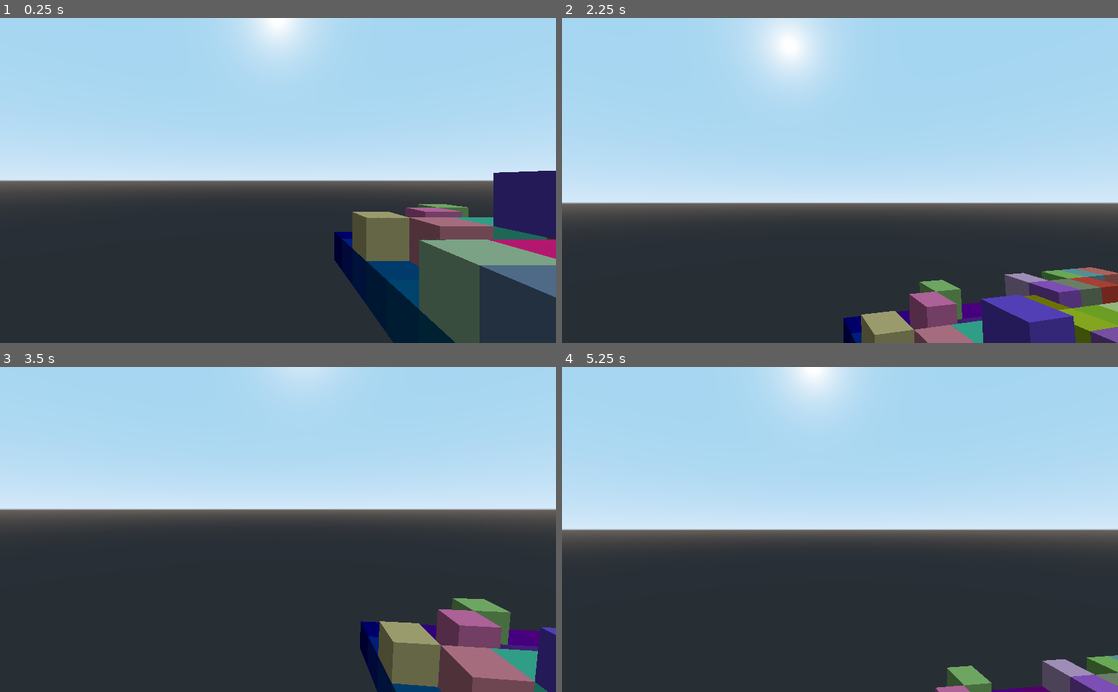
Above: before the commit, frames 1-4 (two rows, left to right).
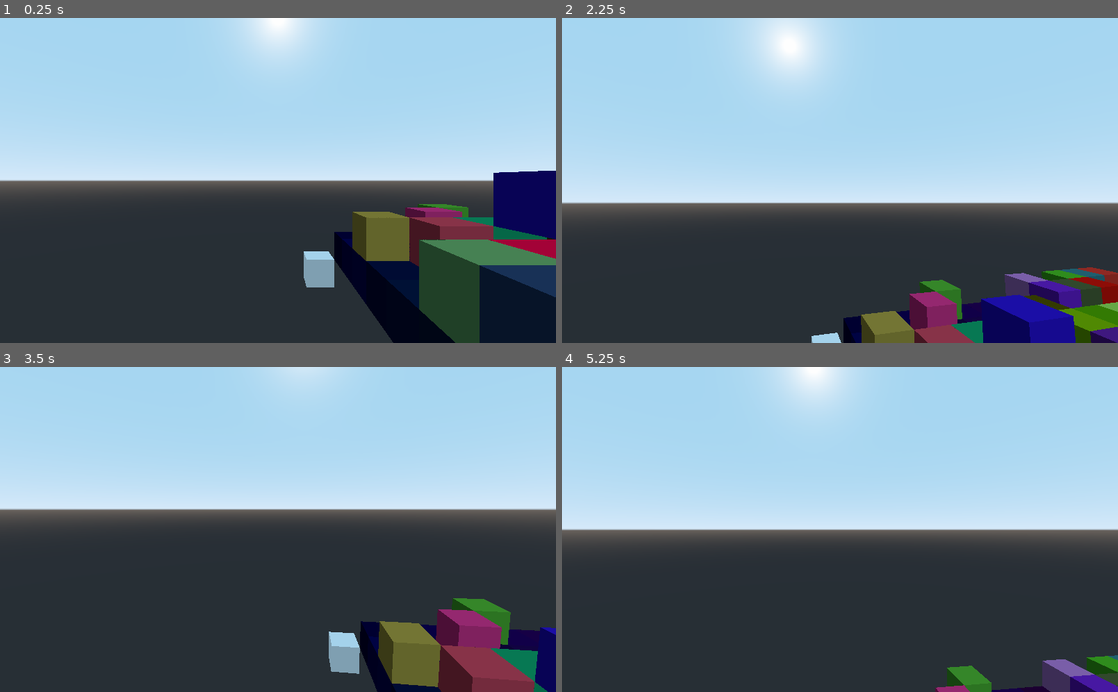
Above: after the commit, the same moments.

Repository: CrispyPin/voxel-raymarcher
Game: Godot game, scene res://main.tscn
The game is run twice, just before and just after one commit, with the same random seed, the same clock (stepped at 60 frames per second) and the same inputs.
Inputs (mouse positions are in pixels of both pictures, inside the frame that each line leads up to):
- Up to frame 1 (0.25 s): no input
- Up to frame 2 (2.25 s): tap Enter at 0.5 s; move the mouse to (867, 180) at 0.52 s; hold Up (ui_up) from 0.53 s (still down); tap Space at 1.25 s; move the mouse to (812, 180) at 1.27 s; move the mouse to (851, 174) at 2.02 s
- Up to frame 3 (3.5 s): keep holding Up (ui_up); tap Enter at 2.75 s; move the mouse to (272, 536) at 2.77 s
- Up to frame 4 (5.25 s): keep holding Up (ui_up); tap Space at 3.5 s; move the mouse to (878, 532) at 3.52 s; move the mouse to (795, 526) at 4.27 s; tap Enter at 5 s; move the mouse to (845, 529) at 5.02 s

The runs differ from the first frame. In frame 1, 16% of the frame differs, in the area x 54-100%, y 47-100%; in frame 2, 8.1%; in frame 3, 8.5%; in frame 4, 1.7%.

Commit message:
separate voxel colouring function, remove some old code

Diff:
--- a/cube-raymarch/chunk.gd
+++ b/cube-raymarch/chunk.gd
@@ -4,9 +4,9 @@
 var _voxel = Image.new()
 
 func _ready():
-	voxels.create(32, 32, 32, Image.FORMAT_RGBA8)
-	voxels.flags = 0
+	voxels.create(32, 32, 32, Image.FORMAT_RGBA8, 0)
 	_voxel.create(1, 1, false, Image.FORMAT_RGBA8)
+
 	_voxel.lock()
 	_fill_raw(Color(0,0,0,0))
 
--- a/cube-raymarch/main.tscn
+++ b/cube-raymarch/main.tscn
@@ -6,6 +6,9 @@
 
 [sub_resource type="CubeMesh" id=1]
 size = Vector3( 32, 32, 32 )
+
+[sub_resource type="CubeMesh" id=2]
+size = Vector3( 1, 1, 1 )
 
 [node name="Spatial" type="Spatial"]
 
@@ -28,3 +31,13 @@
 up_action = "up"
 down_action = "down"
 use_gui = false
+
+[node name="MeshInstance2" type="MeshInstance" parent="."]
+transform = Transform( 1, 0, 0, 0, 1, 0, 0, 0, 1, -0.5, -0.5, -0.5 )
+mesh = SubResource( 2 )
+material/0 = null
+
+[node name="MeshInstance3" type="MeshInstance" parent="."]
+transform = Transform( 1, 0, 0, 0, 1, 0, 0, 0, 1, 32, 32, 32 )
+mesh = SubResource( 2 )
+material/0 = null
--- a/cube-raymarch/raymarch.shader
+++ b/cube-raymarch/raymarch.shader
@@ -2,6 +2,7 @@
 render_mode unshaded, cull_disabled;
 
 uniform sampler3D voxels;
+const vec3 sun_pos = vec3(3, 8, 5);
 const float grid_size = 32.;
 
 float mincomp(in vec3 p ) { return min(p.x,min(p.y,p.z));}
@@ -33,30 +34,32 @@
 	return normalize(norm);
 }
 
+vec4 light_point(vec3 pos) {
+	vec4 col = get_voxel(pos - fract(pos)+0.5);
+	vec3 norm = get_normal(pos);
+	float sun_light = clamp(dot(norm, normalize(sun_pos)), 0, 1);
+	sun_light = max(sun_light, 0.0);
+	sun_light = sun_light*0.4+0.1;
+	col.rgb *= sun_light;
+	//col.rgb = norm*0.5+0.5;
+	//col = vec4(vec3(float(steps)/200.), 1);
+	return col;
+}
+
 vec4 plane_march(vec3 cam_pos, vec3 surf_pos) {
 	vec3 ro = cam_pos;
 	vec3 ray_dir = normalize(surf_pos - ro);
 	float ray_len = 0.0;
 	int steps = 0;
-	vec3 prev_p = ro;
 	while (ray_len <= 100.0 && steps < 200) {
 		steps++;
 		vec3 p = ro + ray_len * ray_dir;
-		vec4 col = get_voxel(p - fract(p)+0.5);
-		if (col.a > 0.) {
-			vec3 norm = get_normal(p);
-			float sun_light = clamp(dot(norm, normalize(vec3(1., 8., 2.))), 0, 1);
-			sun_light = max(sun_light, 0.0);
-			sun_light = sun_light*0.4+0.1;
-			col.rgb *= vec3(sun_light);
-			//col.rgb = norm*0.5+0.5;
-			//col = vec4(vec3(float(steps)/200.), 1);
-			return col;
+		float solid = get_voxel(p - fract(p)+0.5).a;
+		if (solid > 0.) {
+			return light_point(p);
 		}
-
 		vec3 deltas = (step(0, ray_dir) - fract(p)) / ray_dir;
 		ray_len += max(mincomp(deltas), 0.001);
-		prev_p = p;
 	}
 	return vec4(0.0);
 }
Not shown: 1 places in cube-raymarch/main.tscn that only renumber resources
